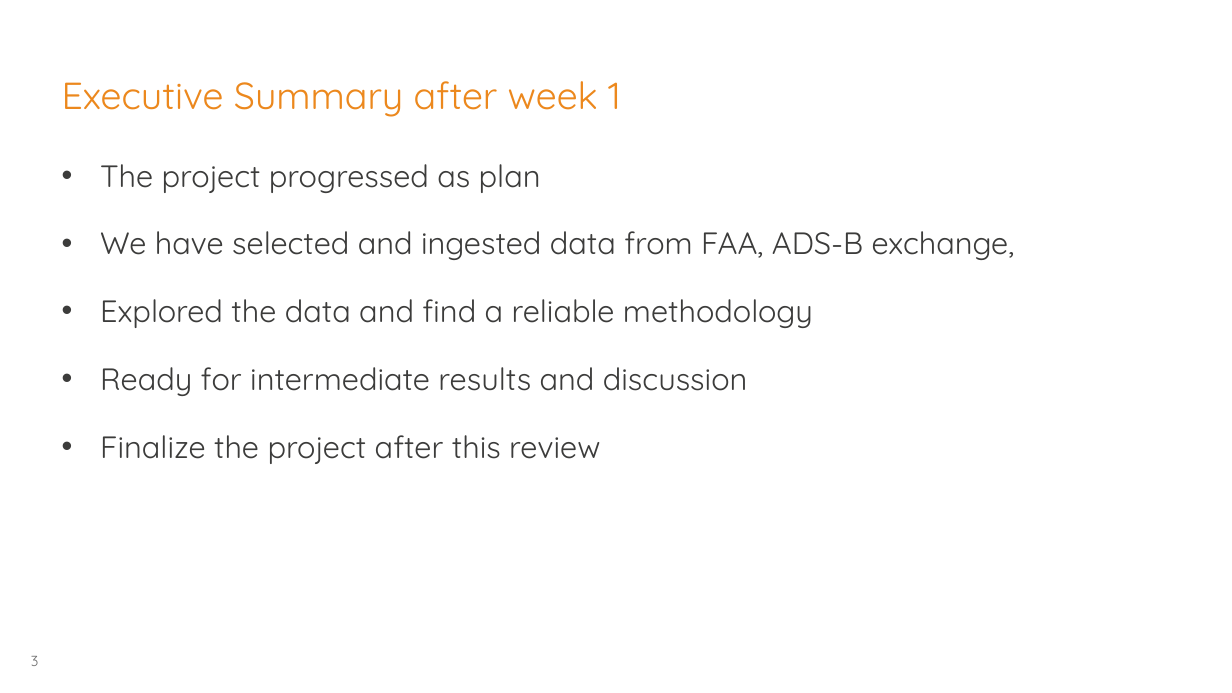
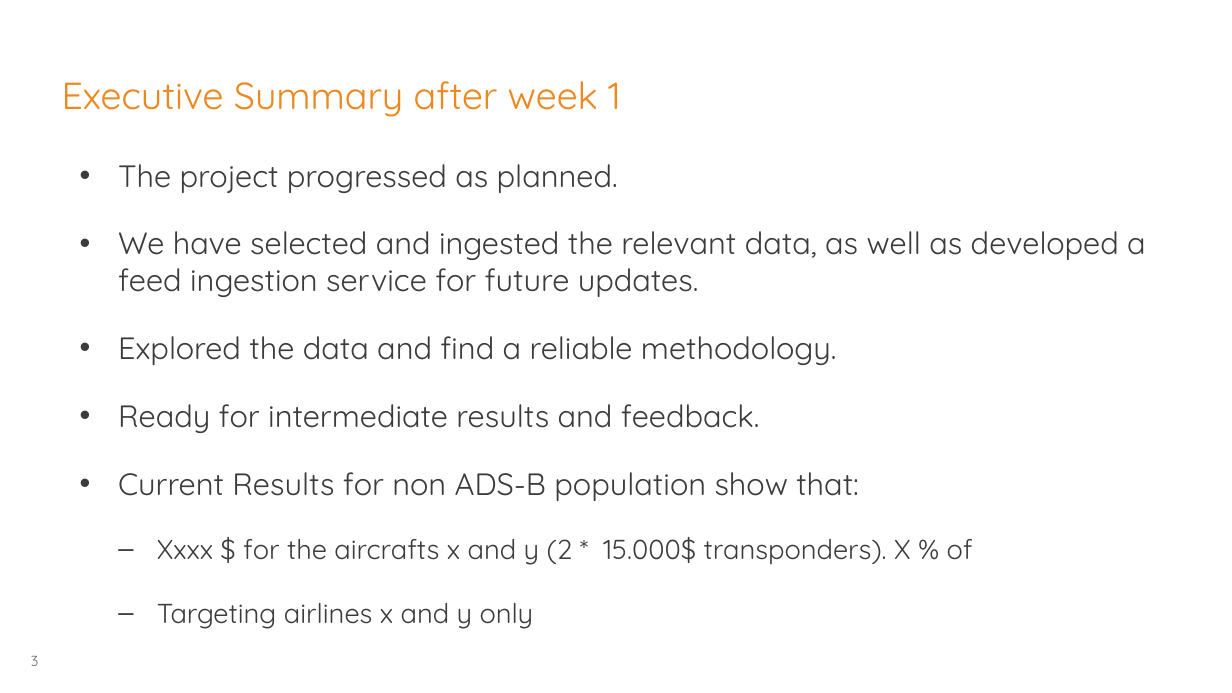
Before and after one commit to georgios-tsolakis-td/Bootcamp_Mar17_London, a slide deck: slide 3 of TeamMamoot/Skynet-Adsb-Market-DataAnalysis.pptx. Drawn at 1232x693 pixels with LibreOffice and Linux fonts; fonts in the diff are those of the drawing; background and template pictures are left out. Boxes give left, top, right and bottom in pixels: in the first picture for what was removed or moved away, otherwise in the second. Text is boxed around its words. In the diff, an @@ line names an element or a change of style, - is before the commit and + after.

Commit message:
add more ppt

```diff
--- a/TeamMamoot/Skynet-Adsb-Market-DataAnalysis.pptx
+++ b/TeamMamoot/Skynet-Adsb-Market-DataAnalysis.pptx
@@ text at bbox=[118, 164, 1146, 629]: text changed @@
-• The project progressed as plan
-• We have selected and ingested data from FAA, ADS-B exchange,
-• Explored the data and find a reliable methodology
-• Ready for intermediate results and discussion
-• Finalize the project after this review
+• The project progressed as planned.
+• We have selected and ingested the relevant data, as well as developed a feed ingestion service for future updates.
+• Explored the data and find a reliable methodology.
+• Ready for intermediate results and feedback.
+• Current Results for non ADS-B population show that:
+  – Xxxx $ for the aircrafts x and y (2 * 15.000$ transponders). X % of
+  – Targeting airlines x and y only
```
Also in this commit, not shown: 4 other slides changed, 1 slide added, 1 slide removed.
